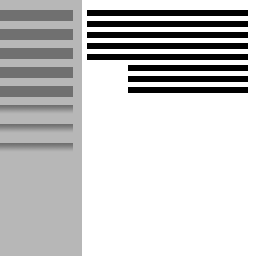
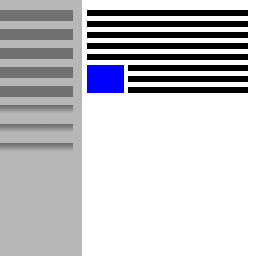
Layered file, before and after one edit (256 x 256). Changes by layer:
added layer "Rectangle 1" above "text-8" over [87, 65, 124, 93]
